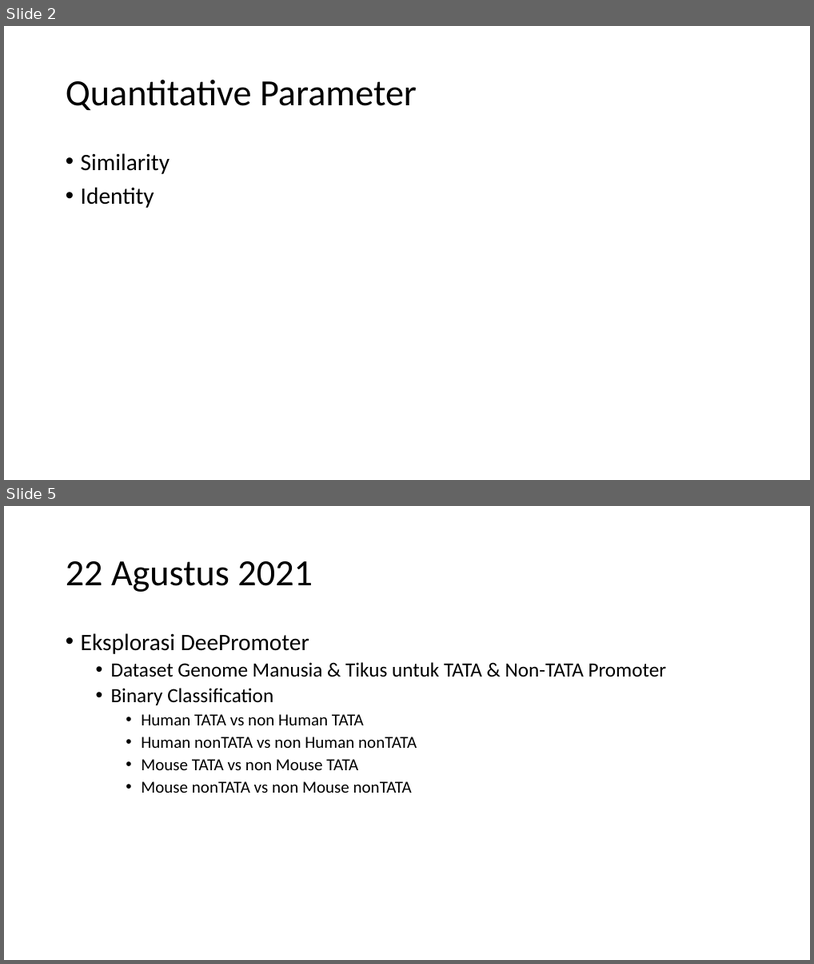
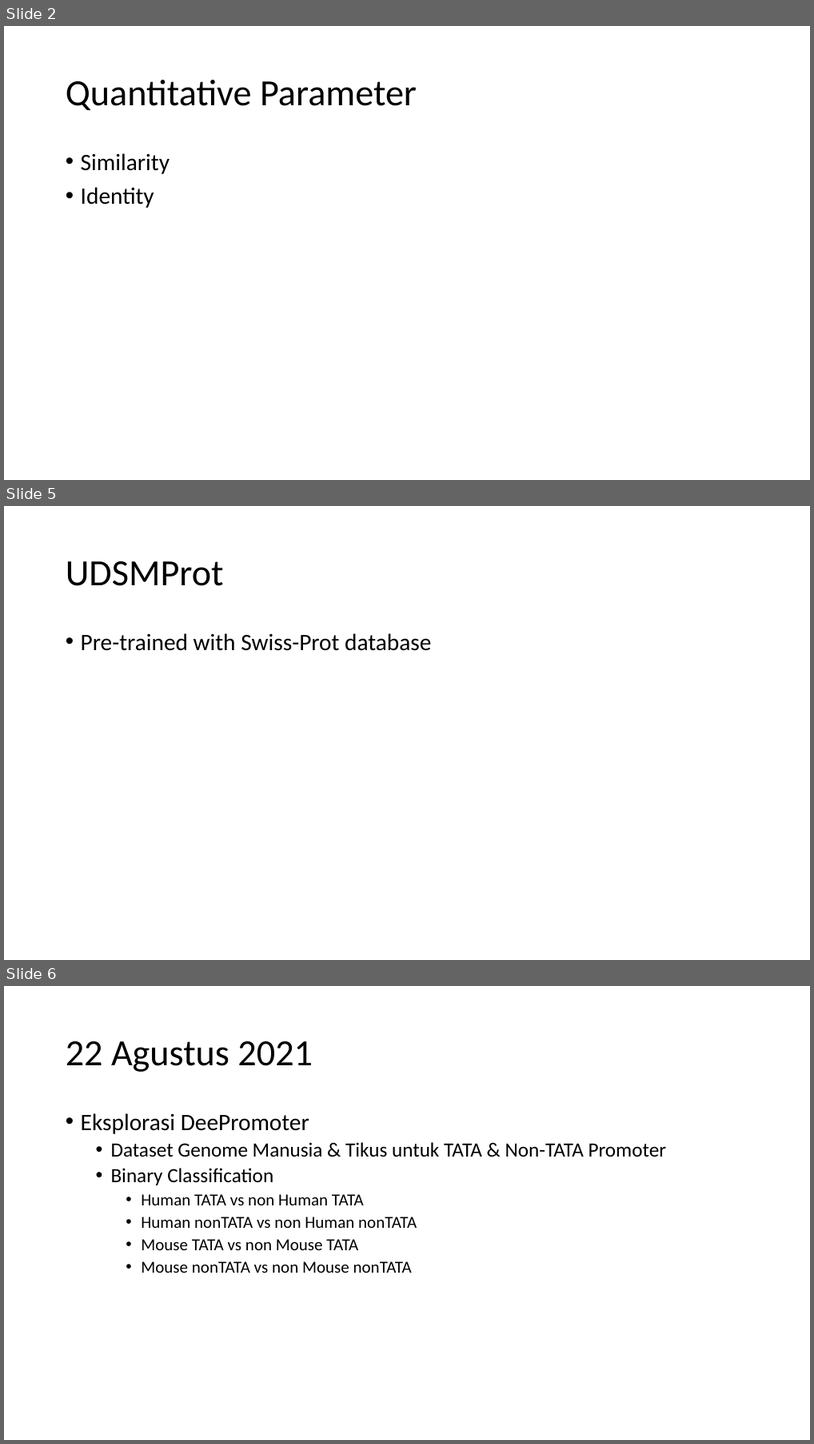
Before and after one commit to anwari32/sequence-processing, a slide deck: docs/Sequence Processing.pptx. Shown one above the other, each under a label of ours: slides 2 and 5 before the commit, slides 2, 5 and 6 after it; the slides between them are not shown. The pictures are 814x964 and 814x1444 pixels, drawn with LibreOffice and Linux fonts; fonts in the diff are those of the drawing. Boxes give left, top, right and bottom in pixels: in the first picture for what was removed or moved away, otherwise in the second. Text is boxed around its words. In the diff, an @@ line names an element or a change of style, - is before the commit and + after.

```diff
--- a/docs/Sequence Processing.pptx
+++ b/docs/Sequence Processing.pptx
@@ slide 5 added at [4,506,810,960], background #FFFFFF @@
@@ title added at [66,561,224,586], 44 pt, text #000000 @@
+UDSMProt
@@ text added at [81,633,431,651], 28 pt, text #000000 @@
+• Pre-trained with Swiss-Prot database
@@ what was slide 5 is now slide 6 @@
```
Also in this commit, not shown: 2 slides changed.
